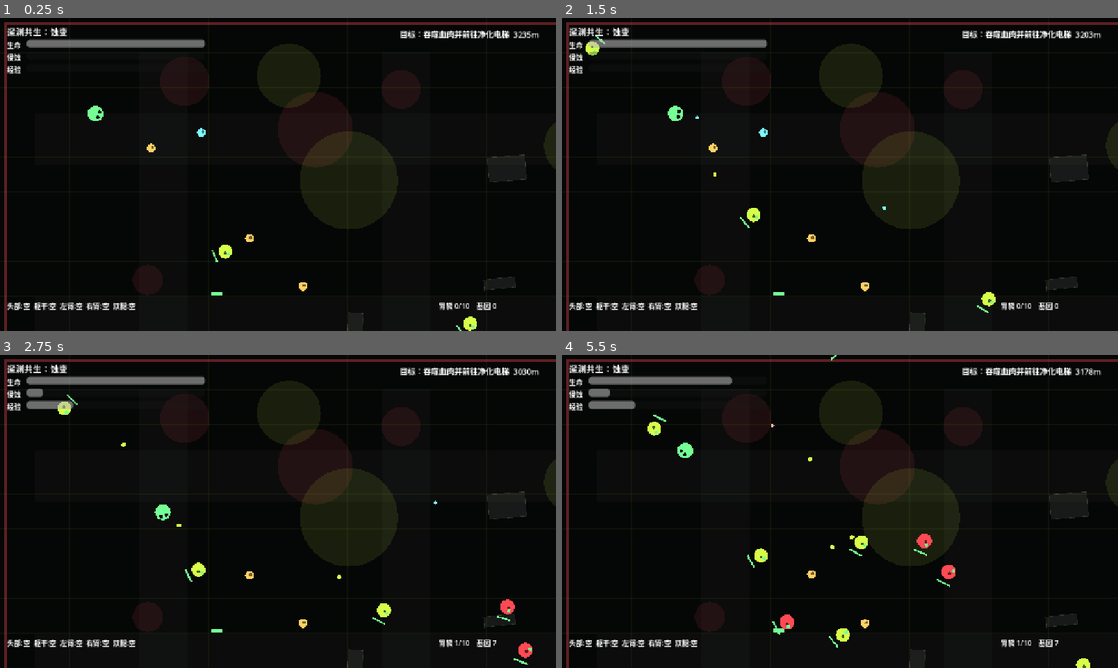
Above: before the commit, frames 1-4 (two rows, left to right).
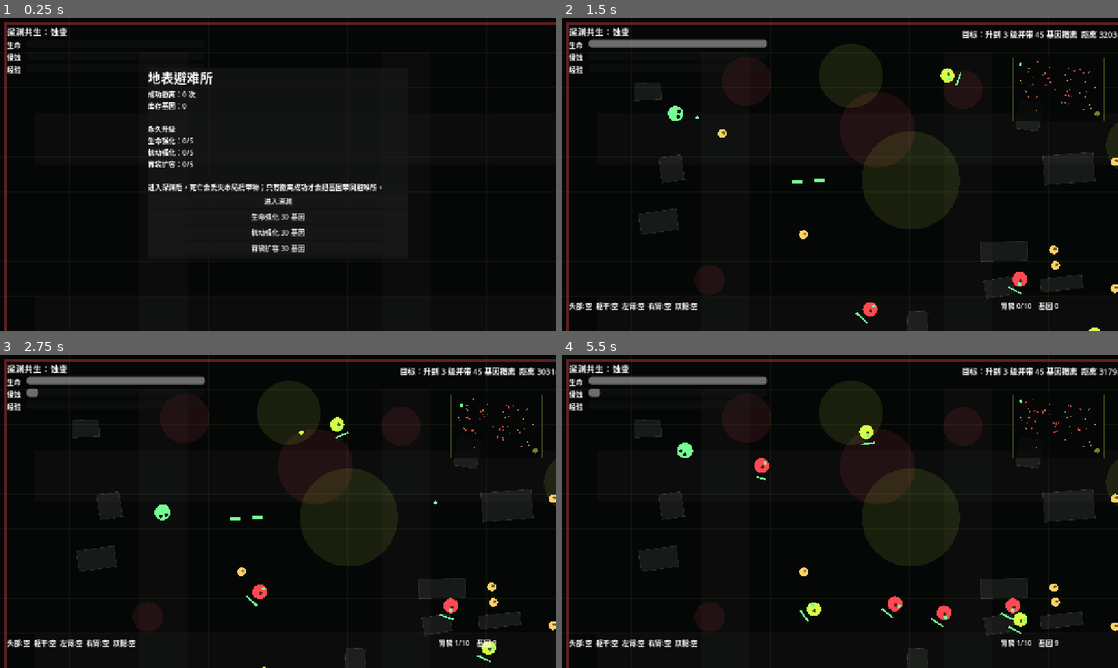
Above: after the commit, the same moments.

Repository: youyukongzhong/abyss-symbiosis-erode
Game: Godot game, scene res://scenes/Main.tscn
The game is run twice, just before and just after one commit, with the same random seed, the same clock (stepped at 60 frames per second) and the same inputs.
Inputs (mouse positions are in pixels of both pictures, inside the frame that each line leads up to):
- Up to frame 1 (0.25 s): no input
- Up to frame 2 (1.5 s): click (840, 199) at 0.5 s, where only the run after the commit has a clickable "进入深渊"; tap Enter at 1.25 s; move the mouse to (962, 158) at 1.27 s; hold D from 1.28 s (still down); tap E at 1.35 s; click (962, 158) at 1.42 s
- Up to frame 3 (2.75 s): move the mouse to (166, 527) at 2.02 s; release D at 2.03 s; hold S from 2.03 s (still down); tap E at 2.1 s
- Up to frame 4 (5.5 s): move the mouse to (895, 442) at 2.77 s; release S at 2.78 s; hold D 2.78-3.53 s; hold Shift 2.78-3.53 s; tap E at 3.05, 3.6, 4.35, 5.3 s; move the mouse to (812, 574) at 3.52 s; hold W 3.53-4.28 s; click (812, 574) at 3.67 s; move the mouse to (1006, 558) at 4.27 s; hold A from 4.28 s (still down); move the mouse to (673, 464) at 5.02 s; tap Shift at 5.1 s

The runs differ from the first frame. In frame 1, 6.1% of the frame differs, in the area x 1-100%, y 4-100%; in frame 2, 2.0%; in frame 3, 2.4%; in frame 4, 3.2%.

Commit message:
feat: deepen run pacing and add shelter systems

Diff:
--- a/scripts/enemy.gd
+++ b/scripts/enemy.gd
@@ -18,7 +18,7 @@
 var weak_broken := false
 var hit_flash := 0.0
 
-func configure(kind: String, is_elite := false) -> void:
+func configure(kind: String, is_elite := false, threat := 0.0) -> void:
 	enemy_type = kind
 	elite = is_elite
 	weak_angle = randf_range(0.0, TAU)
@@ -49,6 +49,13 @@
 		damage *= 1.35
 		xp_value = int(round(float(xp_value) * 1.8))
 		radius *= 1.22
+
+	var threat_hp := 1.0 + pow(maxf(0.0, threat), 1.18) * 0.18
+	var threat_damage := 1.0 + pow(maxf(0.0, threat), 1.12) * 0.075
+	var threat_speed := 1.0 + minf(0.22, threat * 0.025)
+	max_hp *= threat_hp
+	damage *= threat_damage
+	move_speed *= threat_speed
 
 	hp = max_hp
 	queue_redraw()
--- a/scripts/main.gd
+++ b/scripts/main.gd
@@ -5,10 +5,16 @@
 const PROJECTILE_SCENE := preload("res://scenes/Projectile.tscn")
 const LOOT_SCENE := preload("res://scenes/Loot.tscn")
 const MUTATION_DATA := preload("res://scripts/mutation_data.gd")
+const MINIMAP_SCRIPT := preload("res://scripts/minimap.gd")
 
 const WORLD_SIZE := Vector2(3200.0, 2200.0)
 const EXIT_POSITION := Vector2(2960.0, 1940.0)
 const EXIT_RADIUS := 94.0
+const BASE_EXTRACT_SECONDS := 95.0
+const MIN_EXTRACT_LEVEL := 3
+const MIN_EXTRACT_GENES := 45
+const MAX_NORMAL_ENEMIES := 46
+const MAX_EXTRACTION_ENEMIES := 72
 
 @onready var world_layer: Node2D = $World
 @onready var loot_layer: Node2D = $LootLayer
@@ -28,9 +34,11 @@
 var slashes: Array = []
 var patches: Array = []
 var props: Array = []
+var cover_rects: Array = []
 
 var state := "playing"
 var erosion := 0.0
+var run_time := 0.0
 var spawn_timer := 0.8
 var hallucination_timer := 5.0
 var extraction_active := false
@@ -44,6 +52,15 @@
 var result_panel: PanelContainer
 var result_title: Label
 var result_body: Label
+var shelter_panel: PanelContainer
+var shelter_body: Label
+var minimap: Control
+
+var banked_genes := 0
+var shelter_runs := 0
+var upgrade_hp_level := 0
+var upgrade_speed_level := 0
+var upgrade_bag_level := 0
 
 func _ready() -> void:
 	rng.randomize()
@@ -52,20 +69,22 @@
 	camera.limit_right = int(WORLD_SIZE.x)
 	camera.limit_bottom = int(WORLD_SIZE.y)
 	_create_ui()
-	_new_run()
+	_show_shelter()
 
 func _physics_process(delta: float) -> void:
 	if player == null:
+		_update_ui()
 		return
 
 	player.aim_position = get_global_mouse_position()
 
-	if state == "mutation" or state == "game_over":
+	if state == "mutation" or state == "game_over" or state == "shelter":
 		_update_camera()
 		_update_ui()
 		queue_redraw()
 		return
 
+	run_time += delta
 	message_timer = maxf(0.0, message_timer - delta)
 	erosion = clampf(erosion + delta * (0.08 if extraction_active else 0.035), 0.0, 100.0)
 	player.current_erosion = erosion
@@ -95,7 +114,10 @@
 	if event is InputEventKey and event.pressed and not event.echo:
 		if event.keycode == KEY_E and state == "playing":
 			if player.global_position.distance_to(EXIT_POSITION) <= EXIT_RADIUS + player.radius:
-				_start_extraction()
+				if _can_extract():
+					_start_extraction()
+				else:
+					message_timer = 1.4
 
 func _draw() -> void:
 	_draw_floor()
@@ -107,21 +129,24 @@
 func _new_run() -> void:
 	state = "playing"
 	erosion = 0.0
+	run_time = 0.0
 	spawn_timer = 0.8
 	hallucination_timer = 5.0
 	extraction_active = false
-	extraction_time = 60.0
+	extraction_time = BASE_EXTRACT_SECONDS
 	extraction_spawn_timer = 0.0
 	puddles.clear()
 	hallucinations.clear()
 	slashes.clear()
 	patches.clear()
 	props.clear()
+	cover_rects.clear()
 	enemies.clear()
 	loot_items.clear()
 	player_bullets.clear()
 	enemy_bullets.clear()
 
+	_clear_node(world_layer)
 	_clear_node(player_layer)
 	_clear_node(enemy_layer)
 	_clear_node(bullet_layer)
@@ -131,15 +156,18 @@
 	player = PLAYER_SCENE.instantiate()
 	player_layer.add_child(player)
 	player.global_position = Vector2(220.0, 220.0)
+	_apply_shelter_upgrades()
 	player.fired.connect(_spawn_player_bullet)
 	player.slash.connect(_handle_slash)
 
 	for i in range(18):
 		_spawn_enemy(_pick(["charger", "charger", "spitter"]), Vector2(rng.randf_range(420.0, 2700.0), rng.randf_range(360.0, 1750.0)))
 
-	for i in range(26):
+	for i in range(38):
 		_spawn_loot(_pick(["gene", "gene", "flesh", "syringe", "organ"]), Vector2(rng.randf_range(280.0, 2880.0), rng.randf_range(260.0, 1900.0)))
 
+	shelter_panel.visible = false
+	minimap.visible = true
 	mutation_panel.visible = false
 	result_panel.visible = false
 	_update_camera()
@@ -158,19 +186,36 @@
 			"wobble": rng.randf_range(0.0, TAU),
 		})
 
-	for i in range(42):
-		props.append({
+	for i in range(76):
+		var prop := {
 			"position": Vector2(rng.randf_range(120.0, WORLD_SIZE.x - 120.0), rng.randf_range(120.0, WORLD_SIZE.y - 120.0)),
-			"size": Vector2(rng.randf_range(34.0, 88.0), rng.randf_range(22.0, 70.0)),
+			"size": Vector2(rng.randf_range(46.0, 118.0), rng.randf_range(28.0, 82.0)),
 			"rotation": rng.randf_range(-0.2, 0.2),
 			"type": _pick(["tank", "crate", "console"]),
-		})
-
-func _spawn_enemy(kind: String, position: Vector2, elite := false) -> void:
+		}
+		props.append(prop)
+		cover_rects.append(prop)
+		_create_cover_body(prop)
+
+func _create_cover_body(prop: Dictionary) -> void:
+	var body := StaticBody2D.new()
+	body.global_position = prop["position"]
+	body.rotation = prop["rotation"]
+	body.collision_layer = 1
+	body.collision_mask = 1
+	var shape := CollisionShape2D.new()
+	var rect := RectangleShape2D.new()
+	rect.size = prop["size"]
+	shape.shape = rect
+	body.add_child(shape)
+	world_layer.add_child(body)
+
+func _spawn_enemy(kind: String, position: Vector2, elite := false, threat_override := -1.0) -> void:
 	var enemy = ENEMY_SCENE.instantiate()
 	enemy_layer.add_child(enemy)
 	enemy.global_position = position.clamp(Vector2(70.0, 70.0), WORLD_SIZE - Vector2(70.0, 70.0))
-	enemy.configure(kind, elite)
+	var threat := _threat_level() if threat_override < 0.0 else threat_override
+	enemy.configure(kind, elite, threat)
 	enemy.died.connect(_on_enemy_died)
 	enemy.shot.connect(_spawn_enemy_bullet)
 	enemy.melee_hit.connect(_on_enemy_melee_hit)
@@ -229,6 +274,11 @@
 		if not is_instance_valid(bullet) or bullet.life <= 0.0:
 			player_bullets.erase(bullet)
 			continue
+		if _point_hits_cover(bullet.global_position):
+			bullet.life = 0.0
+			bullet.queue_free()
+			player_bullets.erase(bullet)
+			continue
 
 		for enemy in enemies.duplicate():
 			if not is_instance_valid(enemy):
@@ -261,6 +311,11 @@
 		if not is_instance_valid(bullet) or bullet.life <= 0.0:
 			enemy_bullets.erase(bullet)
 			continue
+		if _point_hits_cover(bullet.global_position):
+			bullet.life = 0.0
+			bullet.queue_free()
+			enemy_bullets.erase(bullet)
+			continue
 		if bullet.global_position.distance_to(player.global_position) <= bullet.radius + player.radius:
 			erosion = clampf(erosion + player.receive_damage(bullet.damage, 1.3), 0.0, 100.0)
 			bullet.life = 0.0
@@ -352,13 +407,17 @@
 	if spawn_timer > 0.0:
 		return
 
-	var pressure := 3.2 - clampf(erosion / 65.0, 0.0, 1.5)
-	spawn_timer = maxf(1.2, pressure)
-	if enemies.size() > 34:
-		return
-
-	var kind = "merc" if rng.randf() < 0.18 else _pick(["charger", "charger", "spitter"])
-	_spawn_enemy(kind, _spawn_point_away_from_player(), erosion > 72.0 and rng.randf() < 0.18)
+	var threat := _threat_level()
+	spawn_timer = clampf(3.4 - pow(threat + 0.4, 1.18) * 0.45, 0.85, 3.4)
+	if enemies.size() >= MAX_NORMAL_ENEMIES:
+		return
+
+	var spawn_count := 1 + int(threat / 2.2)
+	spawn_count = mini(spawn_count, MAX_NORMAL_ENEMIES - enemies.size())
+	for i in range(spawn_count):
+		var kind = "merc" if rng.randf() < 0.16 + minf(0.16, threat * 0.025) else _pick(["charger", "charger", "spitter"])
+		var elite_chance := clampf(0.04 + threat * 0.035, 0.04, 0.32)
+		_spawn_enemy(kind, _spawn_point_away_from_player(), rng.randf() < elite_chance)
 
 func _update_extraction(delta: float) -> void:
 	if not extraction_active:
@@ -368,11 +427,15 @@
 	extraction_spawn_timer -= delta
 
 	if extraction_spawn_timer <= 0.0:
-		var intensity := 0.55 + erosion / 75.0 + float(player.bag) / float(maxi(1, player.bag_capacity))
-		extraction_spawn_timer = clampf(1.25 - intensity * 0.28, 0.34, 1.2)
-		var count := int(round(rng.randf_range(1.0, 3.0 + intensity)))
-		for i in range(count):
-			_spawn_enemy(_pick(["charger", "charger", "spitter", "merc"]), _spawn_point_near_exit(), extraction_time < 18.0 and rng.randf() < 0.18)
+		var threat := _threat_level() + 1.25
+		extraction_spawn_timer = clampf(1.18 - threat * 0.09, 0.42, 1.05)
+		if enemies.size() < MAX_EXTRACTION_ENEMIES:
+			var count := int(round(rng.randf_range(2.0, 3.0 + threat * 0.55)))
+			count = mini(count, 5)
+			count = mini(count, MAX_EXTRACTION_ENEMIES - enemies.size())
+			for i in range(count):
+				var elite_chance := clampf(0.10 + threat * 0.045 + (0.18 if extraction_time < 25.0 else 0.0), 0.1, 0.44)
+				_spawn_enemy(_pick(["charger", "charger", "spitter", "merc"]), _spawn_point_near_exit(), rng.randf() < elite_chance)
 
 	if extraction_time <= 0.0:
 		_show_result(true)
@@ -402,7 +465,7 @@
 
 func _start_extraction() -> void:
 	extraction_active = true
-	extraction_time = 60.0
+	extraction_time = BASE_EXTRACT_SECONDS
 	extraction_spawn_timer = 0.1
 	state = "extracting"
 	erosion = clampf(erosion + 8.0, 0.0, 100.0)
@@ -441,14 +504,80 @@
 		return
 	state = "game_over"
 	player.active = false
+	if win:
+		banked_genes += player.genes
+		shelter_runs += 1
 	result_title.text = "撤离成功" if win else "实验体死亡"
-	result_body.text = "带回 %d 份基因碎片，进化至 %d 级。" % [player.genes, player.level] if win else "本局携带的 %d 份基因碎片与器官全部丢失。" % player.genes
+	result_body.text = "带回 %d 份基因碎片，进化至 %d 级。收益已存入避难所。" % [player.genes, player.level] if win else "本局携带的 %d 份基因碎片与器官全部丢失。" % player.genes
 	result_panel.visible = true
+
+func _show_shelter() -> void:
+	state = "shelter"
+	result_panel.visible = false
+	mutation_panel.visible = false
+	shelter_panel.visible = true
+	minimap.visible = false
+	if player != null:
+		player.queue_free()
+		player = null
+	enemies.clear()
+	loot_items.clear()
+	player_bullets.clear()
+	enemy_bullets.clear()
+	puddles.clear()
+	hallucinations.clear()
+	slashes.clear()
+	_clear_node(world_layer)
+	_clear_node(player_layer)
+	_clear_node(enemy_layer)
+	_clear_node(bullet_layer)
+	_clear_node(loot_layer)
+	_update_shelter_text()
+
+func _update_shelter_text() -> void:
+	if shelter_body == null:
+		return
+	shelter_body.text = "成功撤离：%d 次\n库存基因：%d\n\n永久升级\n生命强化：%d/5\n机动强化：%d/5\n胃袋扩容：%d/5\n\n进入深渊后，死亡会丢失本局携带物；只有撤离成功才会把基因带回避难所。" % [
+		shelter_runs,
+		banked_genes,
+		upgrade_hp_level,
+		upgrade_speed_level,
+		upgrade_bag_level,
+	]
+
+func _buy_shelter_upgrade(kind: String) -> void:
+	var cost := 30
+	if banked_genes < cost:
+		_update_shelter_text()
+		return
+
+	if kind == "hp" and upgrade_hp_level < 5:
+		upgrade_hp_level += 1
+	elif kind == "speed" and upgrade_speed_level < 5:
+		upgrade_speed_level += 1
+	elif kind == "bag" and upgrade_bag_level < 5:
+		upgrade_bag_level += 1
+	else:
+		_update_shelter_text()
+		return
+
+	banked_genes -= cost
+	_update_shelter_text()
+
+func _apply_shelter_upgrades() -> void:
+	player.max_hp += player.max_hp * 0.05 * float(upgrade_hp_level)
+	player.hp = player.max_hp
+	player.move_speed += player.move_speed * 0.03 * float(upgrade_speed_level)
+	player.bag_capacity += upgrade_bag_level
 
 func _update_camera() -> void:
 	camera.global_position = player.global_position
 
 func _update_ui() -> void:
+	if player == null:
+		_update_shelter_text()
+		return
+
 	hud["hp_bar"].value = clampf(player.hp / player.max_hp * 100.0, 0.0, 100.0)
 	hud["hp_text"].text = "%d/%d" % [maxi(0, int(round(player.hp))), int(round(player.max_hp))]
 	hud["erosion_bar"].value = erosion
@@ -466,15 +595,18 @@
 	if extraction_active:
 		hud["mission"].text = "撤离尸潮：%ds" % int(ceil(extraction_time))
 	elif player.global_position.distance_to(EXIT_POSITION) <= EXIT_RADIUS + player.radius:
-		hud["mission"].text = "净化电梯就绪：按 E 开始撤离"
+		hud["mission"].text = "净化电梯就绪：按 E 开始撤离" if _can_extract() else "电梯锁定：需要 %d 级 / %d 基因" % [MIN_EXTRACT_LEVEL, MIN_EXTRACT_GENES]
 	else:
 		var distance_to_exit := int(round(player.global_position.distance_to(EXIT_POSITION)))
-		hud["mission"].text = "目标：吞噬血肉并前往净化电梯  %dm" % distance_to_exit
+		hud["mission"].text = "目标：升到 %d 级并带 %d 基因撤离  距离 %dm" % [MIN_EXTRACT_LEVEL, MIN_EXTRACT_GENES, distance_to_exit]
 
 	if message_timer > 0.0:
-		hud["message"].text = "胃袋已满"
+		hud["message"].text = "胃袋已满，或撤离条件未满足"
 	else:
 		hud["message"].text = ""
+
+	if minimap != null and player != null:
+		minimap.setup(WORLD_SIZE, player, enemies, loot_items, EXIT_POSITION, EXIT_RADIUS)
 
 func _create_ui() -> void:
 	var layer := CanvasLayer.new()
@@ -506,6 +638,13 @@
 	hud["mission"].custom_minimum_size = Vector2(330.0, 60.0)
 	hud["mission"].add_theme_font_size_override("font_size", 18)
 	root.add_child(hud["mission"])
+
+	minimap = Control.new()
+	minimap.set_script(MINIMAP_SCRIPT)
+	minimap.position = Vector2(1038.0, 92.0)
+	minimap.custom_minimum_size = Vector2(210.0, 145.0)
+	minimap.size = Vector2(210.0, 145.0)
+	root.add_child(minimap)
 
 	hud["message"] = Label.new()
 	hud["message"].position = Vector2(570.0, 650.0)
@@ -552,9 +691,44 @@
 	result_body.autowrap_mode = TextServer.AUTOWRAP_WORD_SMART
 	result_box.add_child(result_body)
 	var restart := Button.new()
-	restart.text = "再次进入深渊"
-	restart.pressed.connect(_new_run)
+	restart.text = "返回避难所"
+	restart.pressed.connect(_show_shelter)
 	result_box.add_child(restart)
+
+	shelter_panel = PanelContainer.new()
+	shelter_panel.position = Vector2(340.0, 115.0)
+	shelter_panel.custom_minimum_size = Vector2(600.0, 440.0)
+	root.add_child(shelter_panel)
+
+	var shelter_box := VBoxContainer.new()
+	shelter_panel.add_child(shelter_box)
+	var shelter_title := Label.new()
+	shelter_title.text = "地表避难所"
+	shelter_title.add_theme_font_size_override("font_size", 30)
+	shelter_box.add_child(shelter_title)
+	shelter_body = Label.new()
+	shelter_body.autowrap_mode = TextServer.AUTOWRAP_WORD_SMART
+	shelter_box.add_child(shelter_body)
+
+	var start_run := Button.new()
+	start_run.text = "进入深渊"
+	start_run.pressed.connect(_new_run)
+	shelter_box.add_child(start_run)
+
+	var hp_upgrade := Button.new()
+	hp_upgrade.text = "生命强化 30 基因"
+	hp_upgrade.pressed.connect(_buy_shelter_upgrade.bind("hp"))
+	shelter_box.add_child(hp_upgrade)
+
+	var speed_upgrade := Button.new()
+	speed_upgrade.text = "机动强化 30 基因"
+	speed_upgrade.pressed.connect(_buy_shelter_upgrade.bind("speed"))
+	shelter_box.add_child(speed_upgrade)
+
+	var bag_upgrade := Button.new()
+	bag_upgrade.text = "胃袋扩容 30 基因"
+	bag_upgrade.pressed.connect(_buy_shelter_upgrade.bind("bag"))
+	shelter_box.add_child(bag_upgrade)
 
 func _make_bar(parent: VBoxContainer, label_text: String) -> ProgressBar:
 	var row := HBoxContainer.new()
@@ -646,3 +820,24 @@
 
 func _angle_distance(a: float, b: float) -> float:
 	return absf(wrapf(a - b, -PI, PI))
+
+func _can_extract() -> bool:
+	return player != null and player.level >= MIN_EXTRACT_LEVEL and player.genes >= MIN_EXTRACT_GENES
+
+func _threat_level() -> float:
+	if player == null:
+		return 0.0
+	var time_factor := pow(run_time / 180.0, 1.35)
+	var erosion_factor := pow(erosion / 100.0, 1.7) * 2.2
+	var loot_factor := pow(clampf(float(player.bag) / float(maxi(1, player.bag_capacity)), 0.0, 1.0), 1.25) * 1.4
+	var level_factor := pow(float(maxi(0, player.level - 1)), 1.18) * 0.22
+	return time_factor + erosion_factor + loot_factor + level_factor
+
+func _point_hits_cover(point: Vector2) -> bool:
+	for cover in cover_rects:
+		var transform := Transform2D(float(cover["rotation"]), cover["position"])
+		var local := transform.affine_inverse() * point
+		var half_size: Vector2 = cover["size"] * 0.5
+		if absf(local.x) <= half_size.x and absf(local.y) <= half_size.y:
+			return true
+	return false
--- /dev/null
+++ b/scripts/minimap.gd
@@ -0,0 +1,40 @@
+extends Control
+
+var world_size := Vector2(3200.0, 2200.0)
+var player_ref
+var enemies_ref: Array = []
+var loot_ref: Array = []
+var exit_position := Vector2.ZERO
+var exit_radius := 94.0
+
+func setup(size: Vector2, player_node, enemy_nodes: Array, loot_nodes: Array, exit_pos: Vector2, radius: float) -> void:
+	world_size = size
+	player_ref = player_node
+	enemies_ref = enemy_nodes
+	loot_ref = loot_nodes
+	exit_position = exit_pos
+	exit_radius = radius
+	queue_redraw()
+
+func _draw() -> void:
+	var rect := Rect2(Vector2.ZERO, size)
+	draw_rect(rect, Color(0.02, 0.03, 0.025, 0.78), true)
+	draw_rect(rect, Color(0.84, 1.0, 0.29, 0.26), false, 1.0)
+
+	var scale := Vector2(size.x / world_size.x, size.y / world_size.y)
+	var exit_pos := exit_position * scale
+	draw_circle(exit_pos, maxf(3.0, exit_radius * scale.x), Color(0.84, 1.0, 0.29, 0.5))
+
+	for item in loot_ref:
+		if is_instance_valid(item):
+			var p: Vector2 = item.global_position * scale
+			draw_circle(p, 1.4, Color(1.0, 0.82, 0.4, 0.75))
+
+	for enemy in enemies_ref:
+		if is_instance_valid(enemy):
+			var p: Vector2 = enemy.global_position * scale
+			draw_circle(p, 2.0, Color(1.0, 0.29, 0.33, 0.85))
+
+	if is_instance_valid(player_ref):
+		var player_pos: Vector2 = player_ref.global_position * scale
+		draw_circle(player_pos, 3.4, Color(0.46, 1.0, 0.58, 1.0))
--- a/scripts/player.gd
+++ b/scripts/player.gd
@@ -17,7 +17,7 @@
 var pierce := 0
 var crit_bonus := 0.0
 var xp := 0
-var xp_need := 60
+var xp_need := 72
 var level := 1
 var genes := 0
 var bag := 0
@@ -88,7 +88,8 @@
 
 func damage_multiplier() -> float:
 	var scale := 0.017 if has_trait("abyss_crown") else 0.012
-	return 1.0 + current_erosion * scale
+	var organ_bonus := pow(float(maxi(0, installed_organ_count() - 1)), 1.45) * 0.035
+	return 1.0 + current_erosion * scale + organ_bonus
 
 func receive_damage(amount: float, erosion_gain := 1.0) -> float:
 	var reduced := amount * (1.0 - clampf(armor, 0.0, 0.55))
@@ -99,12 +100,23 @@
 	xp += amount
 	if xp >= xp_need:
 		xp -= xp_need
-		xp_need = int(round(float(xp_need) * 1.34 + 18.0))
 		level += 1
+		xp_need = next_xp_need()
 		return true
 	return false
 
+func next_xp_need() -> int:
+	return int(round(70.0 + pow(float(level + 1), 2.08) * 26.0))
+
+func installed_organ_count() -> int:
+	var count := 0
+	for organ in organs.values():
+		if organ != null:
+			count += 1
+	return count
+
 func apply_mutation(mutation: Dictionary) -> void:
+	var before_count := installed_organ_count()
 	organs[mutation["slot"]] = mutation
 
 	match mutation["id"]:
@@ -145,6 +157,16 @@
 			crit_bonus += 0.25
 			traits["abyss_crown"] = true
 
+	var after_count := installed_organ_count()
+	if before_count < 3 and after_count >= 3:
+		max_hp += 24.0
+		hp += 24.0
+		damage += 3.0
+	if before_count < 5 and after_count >= 5:
+		fire_rate += 0.8
+		armor += 0.08
+		bag_capacity += 2
+
 	queue_redraw()
 
 func _attack() -> void:
Not shown, added: scripts/minimap.gd.uid
Not shown, changed: README.md
